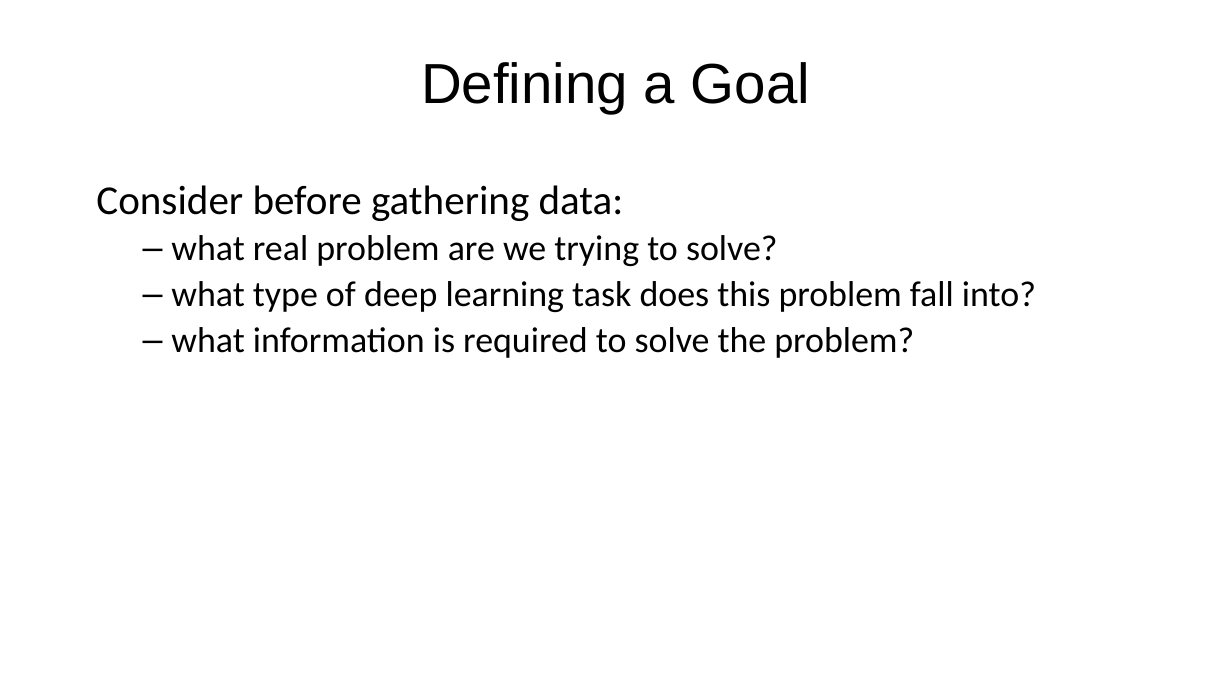
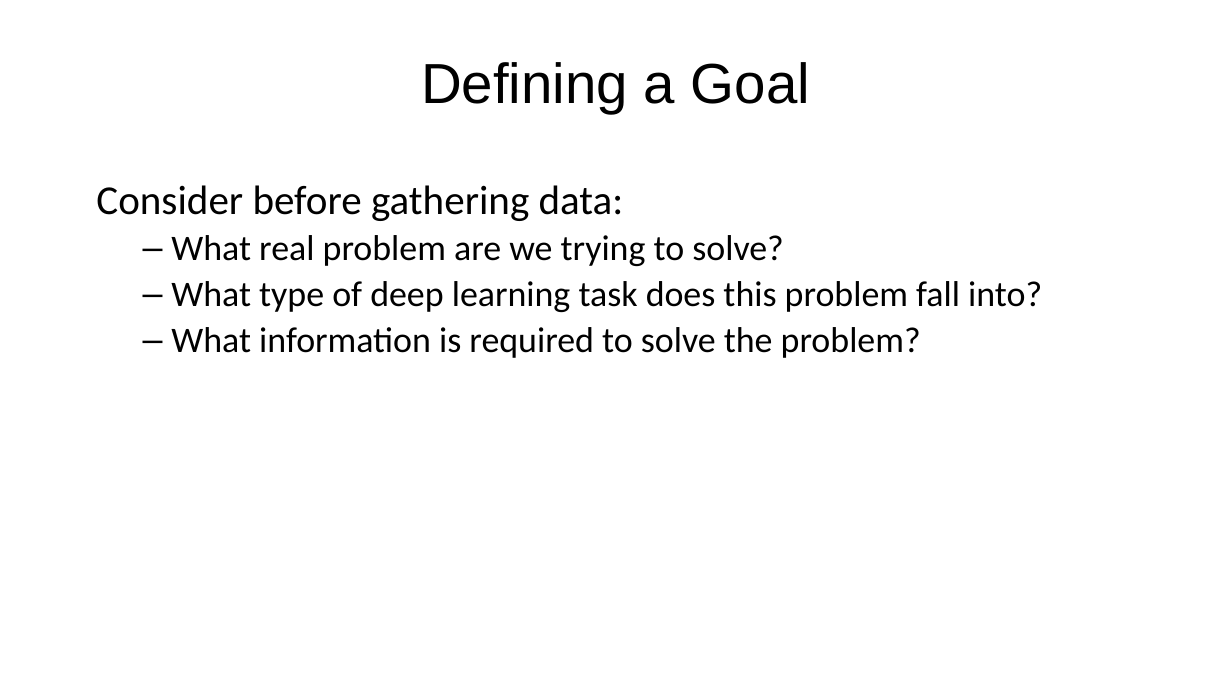
Before and after one commit to maxrousseau/dl-anesthesia, a slide deck: slide 12 of presentation/deep_learning_crash_course.pptx. Drawn at 1232x693 pixels with LibreOffice and Linux fonts; fonts in the diff are those of the drawing. Boxes give left, top, right and bottom in pixels: in the first picture for what was removed or moved away, otherwise in the second. Text is boxed around its words. In the diff, an @@ line names an element or a change of style, - is before the commit and + after.

```diff
--- a/presentation/deep_learning_crash_course.pptx
+++ b/presentation/deep_learning_crash_course.pptx
@@ subtitle at [171,235,1042,358]: text changed @@
-  – what real problem are we trying to solve?
-  – what type of deep learning task does this problem fall into?
-  – what information is required to solve the problem?
+  – What real problem are we trying to solve?
+  – What type of deep learning task does this problem fall into?
+  – What information is required to solve the problem?
```
Also in this commit, not shown: 3 other slides changed, 1 other file.
